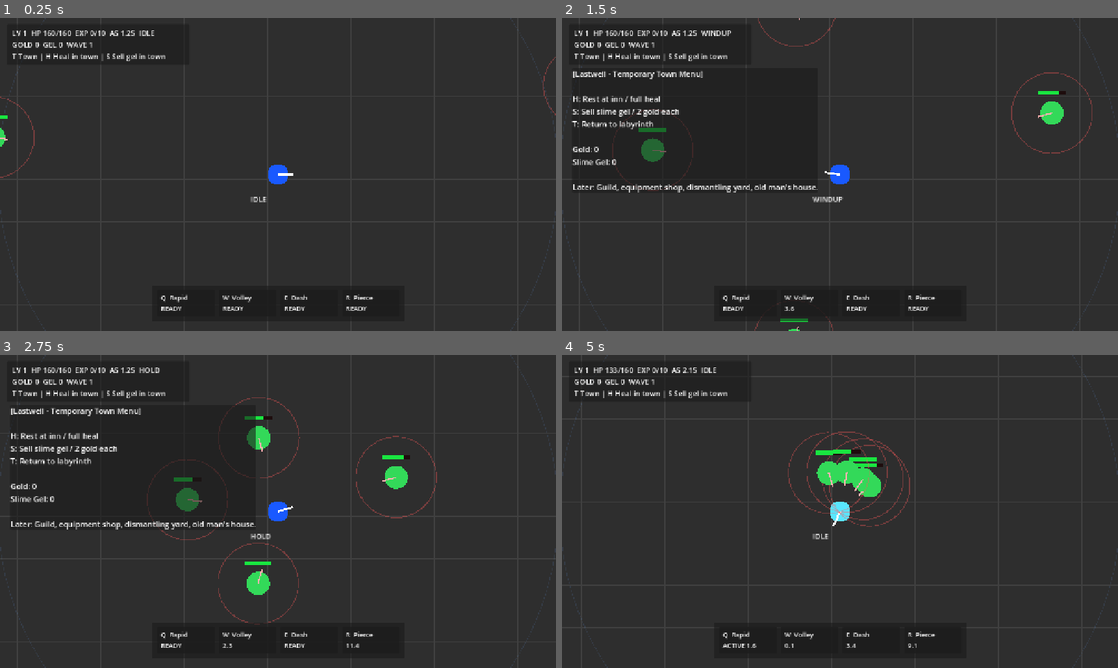
Above: before the commit, frames 1-4 (two rows, left to right).
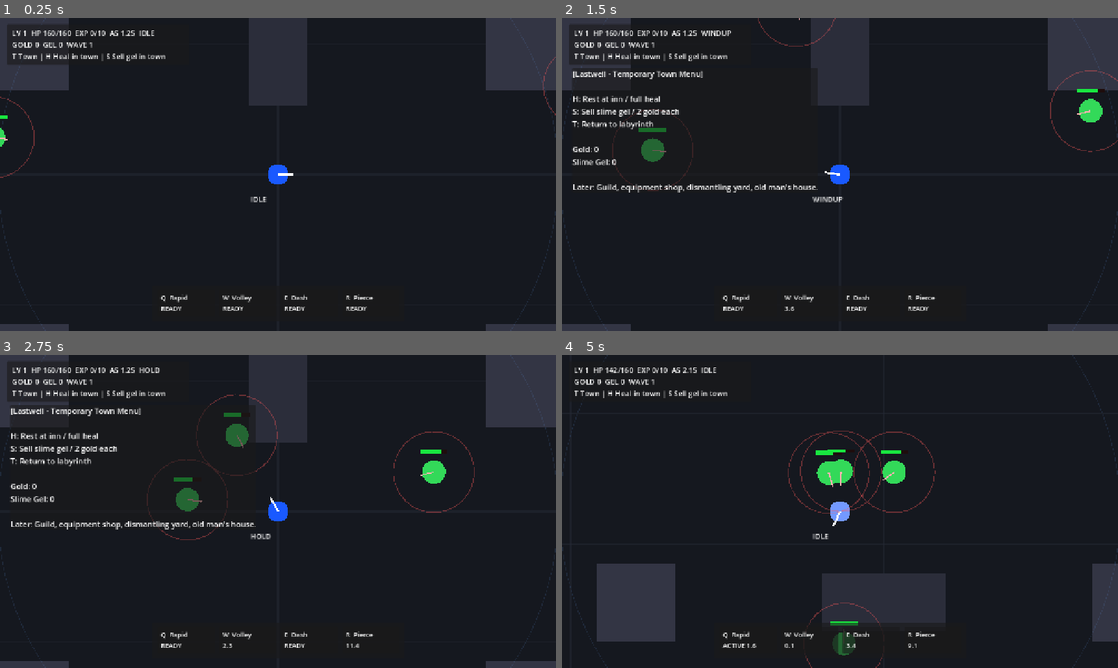
Above: after the commit, the same moments.

Repository: danyoon0760/last-archer
Game: Godot game, scene res://scenes/Main.tscn
The game is run twice, just before and just after one commit, with the same random seed, the same clock (stepped at 60 frames per second) and the same inputs.
Inputs (mouse positions are in pixels of both pictures, inside the frame that each line leads up to):
- Up to frame 1 (0.25 s): no input
- Up to frame 2 (1.5 s): tap Enter at 0.5 s; move the mouse to (962, 158) at 0.52 s; hold W 0.53-1.28 s; tap T at 0.6 s; click (962, 158) at 0.67 s; move the mouse to (728, 190) at 1.27 s; hold S from 1.28 s (still down); tap H at 1.35 s
- Up to frame 3 (2.75 s): move the mouse to (333, 442) at 2.02 s; release S at 2.03 s; hold W from 2.03 s (still down); tap R at 2.1 s
- Up to frame 4 (5 s): move the mouse to (812, 574) at 2.77 s; tap E at 2.85 s; click (812, 574) at 2.92 s; move the mouse to (1006, 558) at 3.52 s; release W at 3.53 s; hold A from 3.53 s (still down); tap Q at 3.6 s; move the mouse to (673, 464) at 4.27 s; tap T at 4.35 s

The runs differ from the first frame. In frame 1, 81% of the frame differs, in the area x 0-100%, y 0-100%; in frame 2, 65%; in frame 3, 65%; in frame 4, 80%.

Commit message:
Add test dungeon map to main scene

Diff:
--- a/scenes/Main.tscn
+++ b/scenes/Main.tscn
@@ -1,28 +1,31 @@
-[gd_scene load_steps=8 format=3]
+[gd_scene load_steps=9 format=3]
 
 [ext_resource type="Script" path="res://scripts/main.gd" id="1_main_script"]
-[ext_resource type="PackedScene" path="res://scenes/PlayerLOL.tscn" id="2_player_scene"]
-[ext_resource type="Script" path="res://scripts/game_manager.gd" id="3_game_manager_script"]
-[ext_resource type="Script" path="res://scripts/wave_spawner.gd" id="4_wave_spawner_script"]
-[ext_resource type="PackedScene" path="res://scenes/Slime.tscn" id="5_slime_scene"]
-[ext_resource type="PackedScene" path="res://scenes/Rat.tscn" id="6_rat_scene"]
-[ext_resource type="PackedScene" path="res://scenes/HeavySlime.tscn" id="7_heavy_slime_scene"]
-[ext_resource type="Script" path="res://scripts/hud.gd" id="8_hud_script"]
+[ext_resource type="PackedScene" path="res://scenes/TestMap.tscn" id="2_test_map_scene"]
+[ext_resource type="PackedScene" path="res://scenes/PlayerLOL.tscn" id="3_player_scene"]
+[ext_resource type="Script" path="res://scripts/game_manager.gd" id="4_game_manager_script"]
+[ext_resource type="Script" path="res://scripts/wave_spawner.gd" id="5_wave_spawner_script"]
+[ext_resource type="PackedScene" path="res://scenes/Slime.tscn" id="6_slime_scene"]
+[ext_resource type="PackedScene" path="res://scenes/Rat.tscn" id="7_rat_scene"]
+[ext_resource type="PackedScene" path="res://scenes/HeavySlime.tscn" id="8_heavy_slime_scene"]
+[ext_resource type="Script" path="res://scripts/hud.gd" id="9_hud_script"]
 
 [node name="Main" type="Node2D"]
 script = ExtResource("1_main_script")
 
+[node name="TestMap" parent="." instance=ExtResource("2_test_map_scene")]
+
 [node name="GameManager" type="Node" parent="."]
-script = ExtResource("3_game_manager_script")
+script = ExtResource("4_game_manager_script")
 
-[node name="Player" parent="." instance=ExtResource("2_player_scene")]
+[node name="Player" parent="." instance=ExtResource("3_player_scene")]
 position = Vector2(640, 360)
 
 [node name="WaveSpawner" type="Node2D" parent="."]
-script = ExtResource("4_wave_spawner_script")
-slime_scene = ExtResource("5_slime_scene")
-rat_scene = ExtResource("6_rat_scene")
-heavy_slime_scene = ExtResource("7_heavy_slime_scene")
+script = ExtResource("5_wave_spawner_script")
+slime_scene = ExtResource("6_slime_scene")
+rat_scene = ExtResource("7_rat_scene")
+heavy_slime_scene = ExtResource("8_heavy_slime_scene")
 
 [node name="HUD" type="CanvasLayer" parent="."]
-script = ExtResource("8_hud_script")
+script = ExtResource("9_hud_script")
